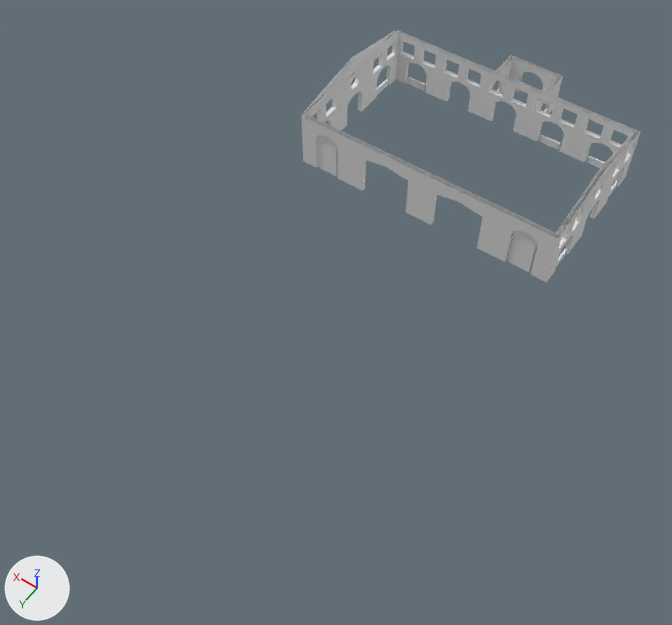
The FBX model Samree Depot/building.fbx as it was, and as the next commit left it.
One viewpoint serves both versions: a 50 mm camera at (-39.1, 83.7, 85.4) aimed at (0.0, 28.8, -0.8). The lights are fixed; the arrows at lower left show +X, +Y and +Z.

Before the edit, the objects in view are built like this:
```python
me_plane_028 = bpy.data.meshes.new('Plane.028')
me_plane_028.from_pydata(...)  # 1443 vertices, 2792 faces; spans x -18.1..18.1, y -18.7..11.2, z 0.0..9.9
ob_floating_walls_001 = bpy.data.objects.new('floating_walls.001', me_plane_028)
ob_floating_walls_001.location = (0.0, 0.0, 0.0)
```
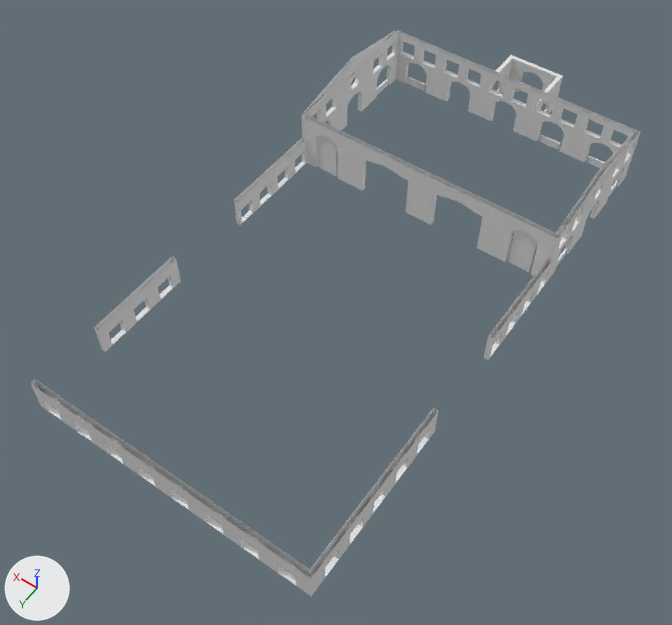
The newer file is also turned or shifted as a whole; pictures and numbers use the older file's frame.

What changed in the scene script:
```text
Change me_plane_028:
    used by ob_floating_walls_001; location = (0.0, 0.0, 0.0)
    remove me_plane_028.from_pydata(...)  # 1443 vertices, 2792 faces; spans x -18.1..18.1, y -18.7..11.2, z 0.0..9.9
    add me_plane_028.from_pydata(...)  # 1777 vertices, 3486 faces; spans x -18.1..18.1, y -18.7..58.2, z 0.0..9.9
    me_plane_028 part 1: a new loose piece of 127 vertices spanning x -18.1..18.1, y 36.2..58.2, z 0.0..4.4
    me_plane_028 part 2: a new loose piece of 40 vertices spanning x 17.5..18.1, y 11.1..25.0, z 0.0..4.1
    me_plane_028 part 3: a new loose piece of 40 vertices spanning x -18.1..-17.5, y 11.1..25.0, z 0.0..4.1
    me_plane_028 part 4: a new loose piece of 32 vertices spanning x 17.5..18.1, y 36.2..49.0, z 0.0..4.1
```

Location of each change, [x1, y1, x2, y2] in pixels of the pictures (672 x 625 px):
'floating_walls.001', reshaped (80% wider, 123% taller)
    before: [301, 29, 640, 283]
    after: [30, 29, 640, 596]
part 1 of me_plane_028, added
    after: [30, 379, 438, 596]
part 2 of me_plane_028, added
    after: [234, 138, 307, 225]
part 3 of me_plane_028, added
    after: [484, 258, 553, 360]
part 4 of me_plane_028, added
    after: [94, 256, 181, 352]
